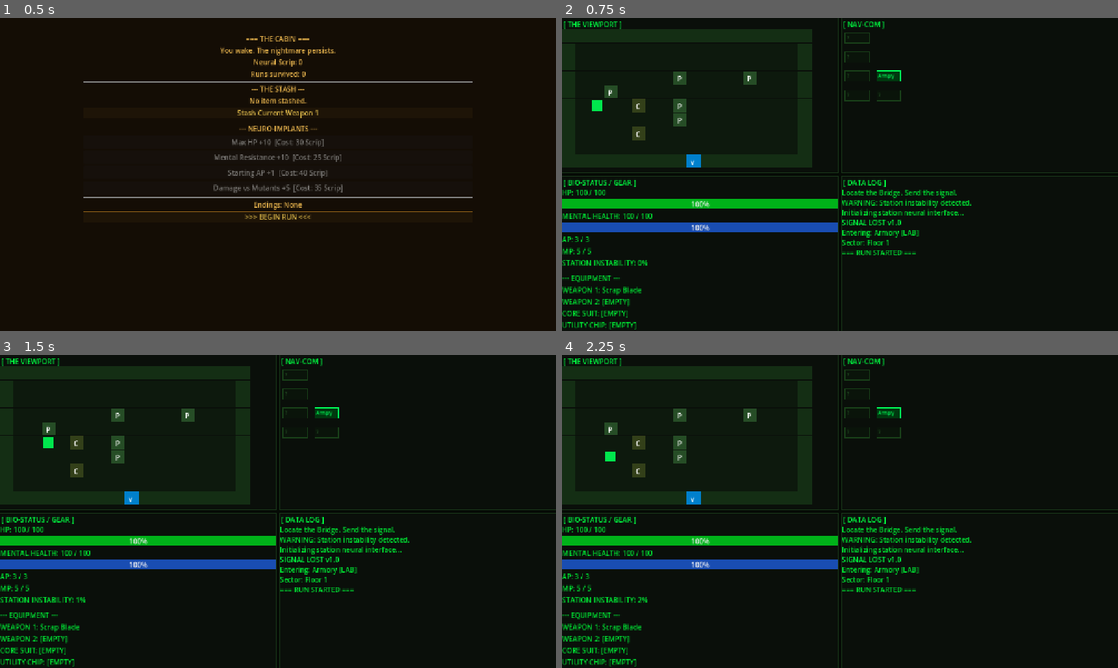
Above: before the commit, frames 1-4 (two rows, left to right).
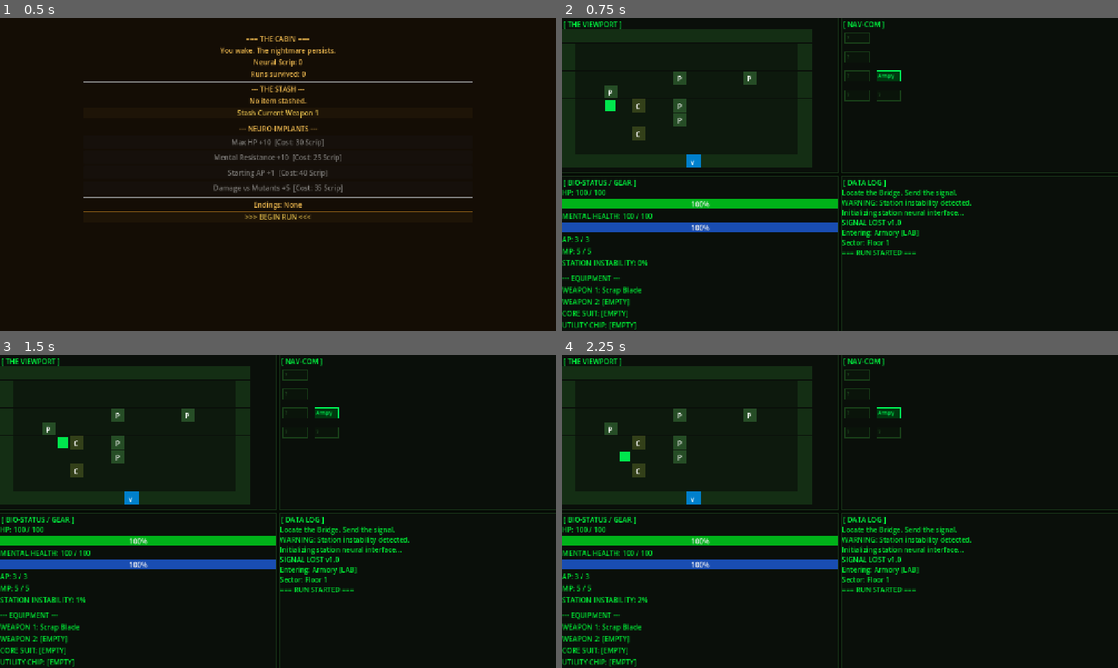
Above: after the commit, the same moments.

Repository: Napo2k/godot-mcp-test
Game: Godot game, scene res://scenes/hub.tscn
The game is run twice, just before and just after one commit, with the same random seed, the same clock (stepped at 60 frames per second) and the same inputs.
Inputs:
- Up to frame 1 (0.5 s): no input
- Up to frame 2 (0.75 s): click ">>> BEGIN RUN <<<" at 0.5 s
- Up to frame 3 (1.5 s): tap Enter at 1.25 s; hold D (move_right) from 1.28 s (still down); hold F (attack) from 1.28 s (still down)
- Up to frame 4 (2.25 s): tap Space (end_turn) at 2, 2.1 s; release D (move_right) at 2.03 s; release F (attack) at 2.03 s; hold S (move_down) from 2.03 s (still down)

Frame 1 is identical in both runs. In frame 2, 0.1% of the frame differs, in the area x 5-10%, y 26-30%; in frame 3, 0.1%; in frame 4, 0.1%.

Commit message:
fix: randomize player spawn in room left zone

Diff:
--- a/scripts/room_scene.gd
+++ b/scripts/room_scene.gd
@@ -53,7 +53,9 @@
 
 	# Add player
 	entity_container.add_child(player)
-	player.grid_pos = Vector2i(2, ROOM_H / 2)
+	var spawn_rng := RandomNumberGenerator.new()
+	spawn_rng.seed = room_data.get("id", 0) * 3333 + FloorGenerator.get_current_seed()
+	player.grid_pos = _find_spawn_pos(spawn_rng)
 	player._sync_visual()
 
 	# Spawn enemies if room has them and isn't cleared
@@ -180,6 +182,15 @@
 			return pos
 	return Vector2i.ZERO
 
+func _find_spawn_pos(rng: RandomNumberGenerator) -> Vector2i:
+	for _attempt in range(20):
+		var x := rng.randi_range(1, min(3, ROOM_W - 2))
+		var y := rng.randi_range(1, ROOM_H - 2)
+		var pos := Vector2i(x, y)
+		if pos not in _obstacle_map and pos not in _exit_positions:
+			return pos
+	return Vector2i(1, 1)
+
 func _spawn_enemies() -> void:
 	var enemy_types: Array = _room_data.get("enemy_types", ["mutant_crawler"])
 	var rng := RandomNumberGenerator.new()
